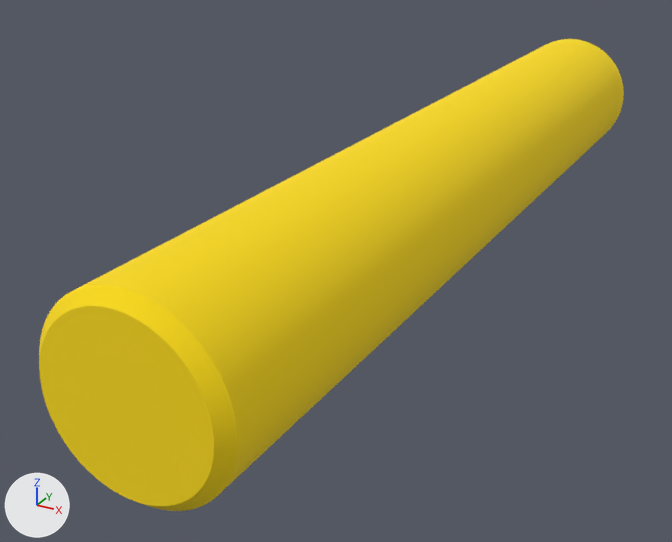
An edit to the OBJ model isaacgymenvs/assets/factory/mesh/factory_insertion/factory_round_peg_8mm_loose.obj, drawn before and after from the same camera.
Both versions are drawn from a 50 mm camera at (0.0179, -0.0687, 0.0157) aimed at (-0.0038, -0.0292, -0.0041). Arrows for +X, +Y and +Z are at lower left; the lights stay in place. The older version comes first. Where no turn or scale is listed for an object, it has been applied to the vertices.

The scene before the commit, as lines of its bpy script (objects in view):
```python
mat_0_980392_0_713725_0_003922_0_000000_0_000000 = principled_material('0.980392_0.713725_0.003922_0.000000_0.000000')
mat_0_980392_0_713725_0_003922_0_000000_0_000000.base_color = (0.98, 0.714, 0.00392)  # yellow #fddc0d
mat_0_980392_0_713725_0_003922_0_000000_0_000000.roughness = 1.0
me_mesh0 = bpy.data.meshes.new('mesh0')
me_mesh0.from_pydata(...)  # 145 vertices, 144 faces; spans x -0.00349..0.00349, y -0.05, z -0.00349..0.00349
me_mesh0.materials.append(mat_0_980392_0_713725_0_003922_0_000000_0_000000)  # yellow #fddc0d
me_mesh1 = bpy.data.meshes.new('mesh1')
me_mesh1.from_pydata(...)  # 288 vertices, 288 faces; spans x -0.00399..0.00399, y -0.05..-0.0495, z -0.00399..0.00399
me_mesh1.materials.append(mat_0_980392_0_713725_0_003922_0_000000_0_000000)  # yellow #fddc0d
me_mesh2 = bpy.data.meshes.new('mesh2')
me_mesh2.from_pydata(...)  # 288 vertices, 288 faces; spans x -0.004..0.004, y -0.0495..-0.0005, z -0.004..0.004
me_mesh2.materials.append(mat_0_980392_0_713725_0_003922_0_000000_0_000000)  # yellow #fddc0d
ob_mesh0 = bpy.data.objects.new('mesh0', me_mesh0)
ob_mesh0.location = (0.0, 0.0, 0.0)
ob_mesh1 = bpy.data.objects.new('mesh1', me_mesh1)
ob_mesh1.location = (0.0, 0.0, 0.0)
ob_mesh2 = bpy.data.objects.new('mesh2', me_mesh2)
ob_mesh2.location = (0.0, 0.0, 0.0)
```
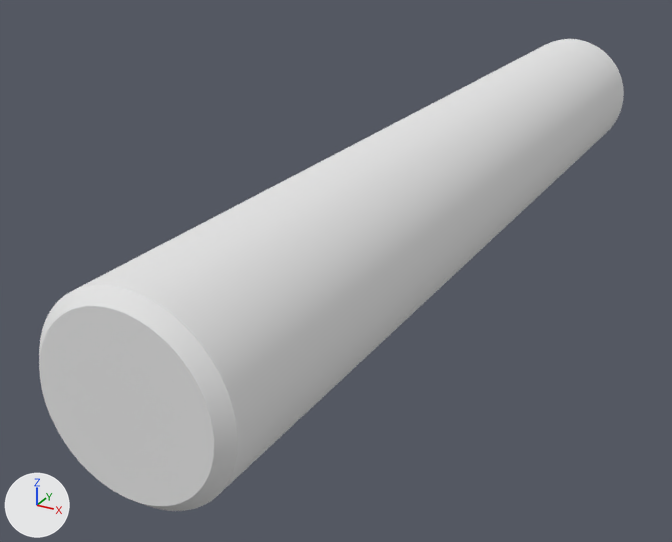
What differs and where, as boxes (x1, y1, x2, y2) in the pictures (672 x 542 px):
'mesh2', recoloured (yellow to white): (77, 39, 624, 491) in both
'mesh0', recoloured (yellow to white): (39, 306, 214, 506) in both
'mesh1', recoloured (yellow to white): (39, 285, 238, 511) in both

What the commit changed:
Material '0.980392_0.713725_0.003922_0.000000_0.000000' (mat_0_980392_0_713725_0_003922_0_000000_0_000000) changes colour from yellow #fddc0d to white #e7e7e7; in linear values from (0.98, 0.714, 0.00392) to (0.8, 0.8, 0.8).
